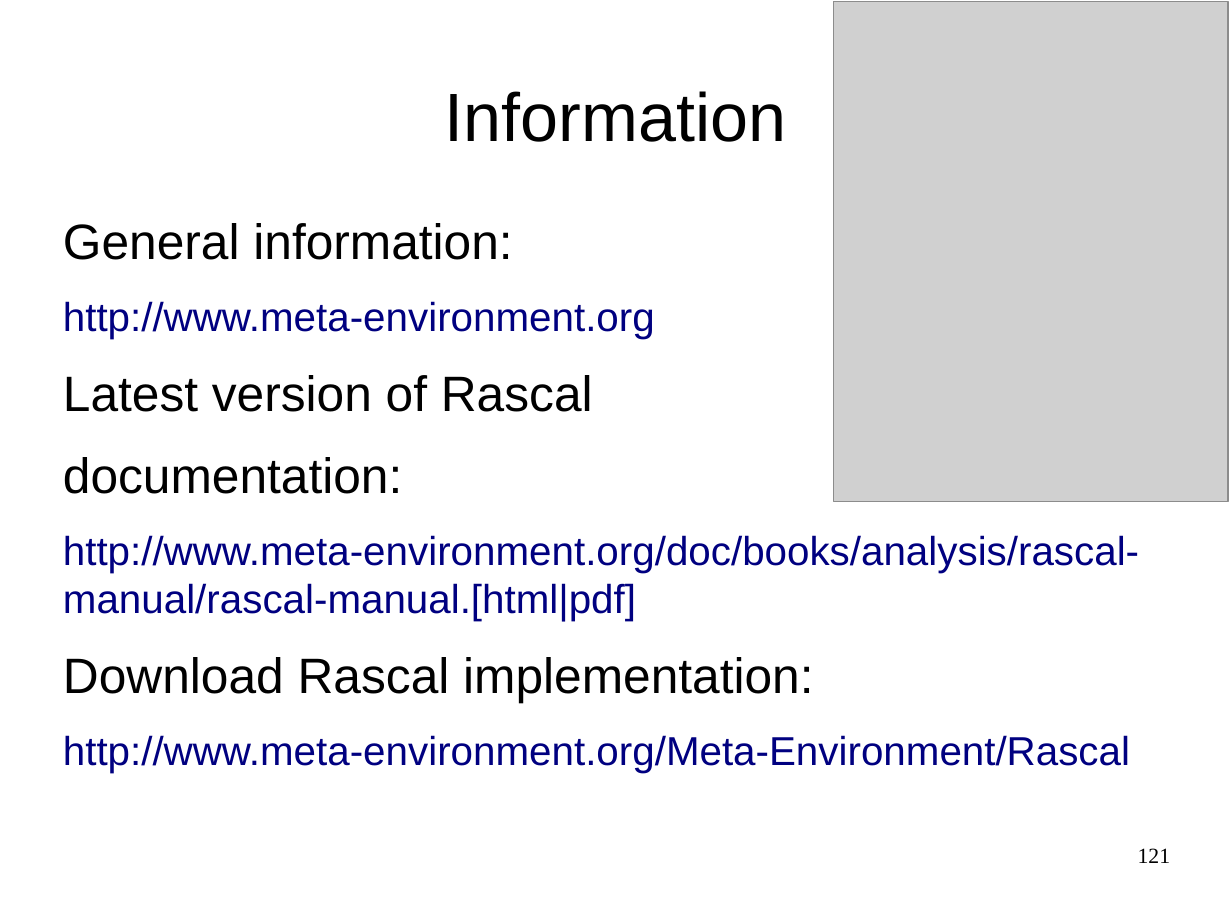
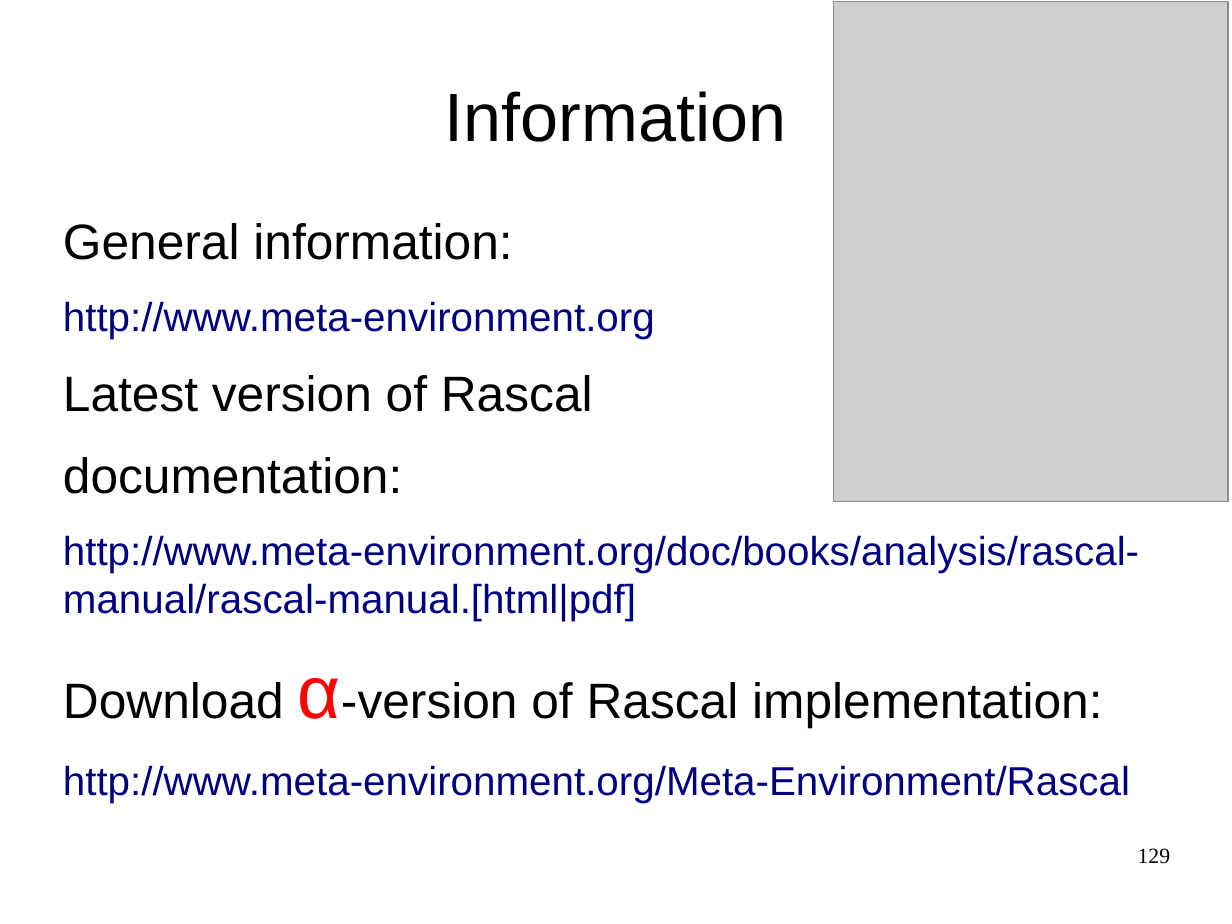
Before and after one commit to cwi-swat/meta-environment, a slide deck: slide 129 of meta-doc/analysis/rascal-slides/rascal-slides.odp (slide 121 before the commit). Drawn at 1232x924 pixels with LibreOffice and Linux fonts; fonts in the diff are those of the drawing; grey boxes stand for pictures; background and template pictures are left out. Boxes give left, top, right and bottom in pixels: in the first picture for what was removed or moved away, otherwise in the second. Text is boxed around its words. In the diff, an @@ line names an element or a change of style, - is before the commit and + after.

```diff
--- a/meta-doc/analysis/rascal-slides/rascal-slides.odp
+++ b/meta-doc/analysis/rascal-slides/rascal-slides.odp
@@ text at bbox=[63, 678, 1102, 727]: text changed @@
-Download Rascal implementation:
+Download α-version of Rascal implementation:
@@ page number at bbox=[1138, 848, 1171, 864]: text changed @@
-121
+129
```
Also in this commit, not shown: 12 other slides changed, 8 slides added, 1 other file.
